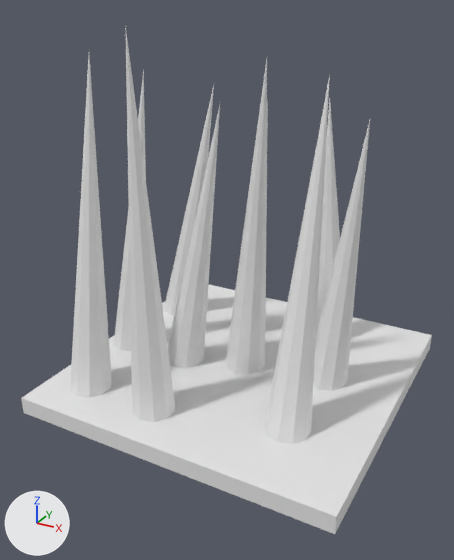
Two versions of the OBJ model DirectXGame/Resources/blockSpikes/blockSpikes.obj, one commit apart.
Both versions are drawn from a 50 mm lens placed at (0.817, -1.604, 0.646), pointed at (-0.016, -0.09, -0.112). The lights are fixed; the arrows at lower left show +X, +Y and +Z. The older version comes first. Where no turn or scale is listed for an object, it has been applied to the vertices.

The first picture shows 'blockSpikes'.
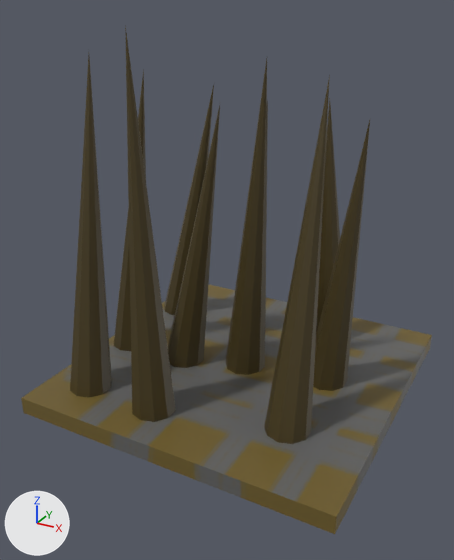
Boxes [x1, y1, x2, y2] around the edits, measured in the pictures (454 x 560 px):
'blockSpikes', recoloured (darker): [21, 25, 432, 534] in both

The edits, one by one:
Picture 'blockSpikes.png' (img_blockspikes_png) is new.
Material 'Material.149' (mat_material_149) is new.
Its texture is img_blockspikes_png.
me_blockspikes has 118 vertices, 192 faces and spans x -0.5..0.5, y -0.5..0.5, z -0.5..0.603.
me_blockspikes gains material mat_material_149 (picture img_blockspikes_png).
